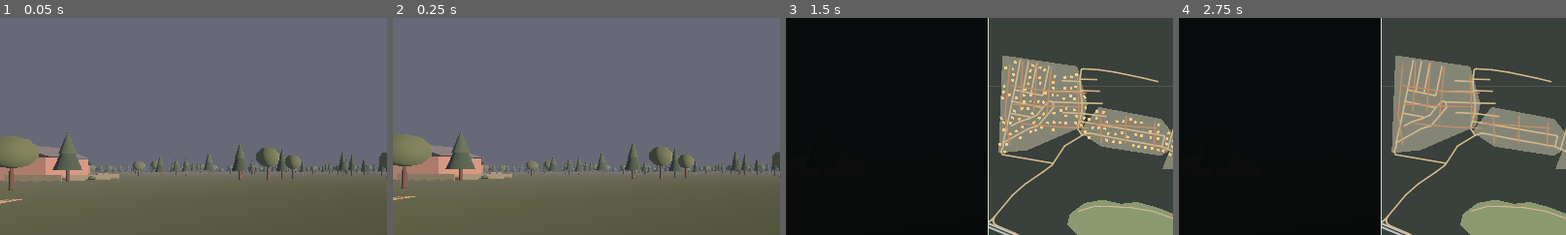
Above: before the commit, frames 1-4 (left to right).
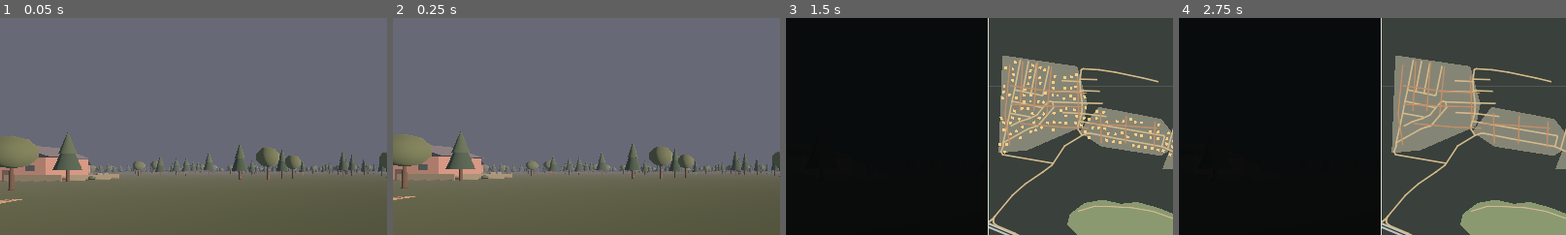
Above: after the commit, the same moments.

Repository: blacklambcult/chernozerye
Game: Godot game, scene res://main.tscn
The game is run twice, just before and just after one commit, with the same random seed, the same clock (stepped at 60 frames per second) and the same inputs.
Inputs (mouse positions are % of the whole screen's width and height, from its top left):
- Up to frame 1 (0.05 s): no input
- Up to frame 2 (0.25 s): no input
- Up to frame 3 (1.5 s): tap Enter at 0.5 s; move the mouse to (45, 70) at 0.52 s; hold W 0.53-1.25 s; tap M at 0.6 s; click (45, 70) at 0.67 s; tap Space at 0.77 s; click "ПОКАЗАТЬ УСЛОВНЫЕ ДОМА" at 1.25 s
- Up to frame 4 (2.75 s): click "СКРЫТЬ УСЛОВНЫЕ ДОМА" at 2 s
The pictures show only the part of the screen within x 0-50%, y 15-65%; the shares and areas given below are measured in that part.

The runs differ from the first frame. In frame 1, 0.1% of the frame differs, in the area x 0-24%, y 67-76%; in frame 2, 0.1%, in the area x 0-24%, y 67-75%; in frame 3, less than 0.1%; in frame 4, less than 0.1%.

Commit message:
feat: add doors and small window panels to provisional dacha houses

Diff:
--- a/godot/geography_v07.gd
+++ b/godot/geography_v07.gd
@@ -345,6 +345,26 @@
         panel.material_override = _mat(pale)
         fence_root.add_child(panel)
 
+# A small visible door and windows help read houses at walking distance.
+# All openings are decorative and deliberately not tied to real property plans.
+func _add_simple_facade(house: MeshInstance3D, width: float, depth: float, height: float, front: float, index: int) -> void:
+    var door := MeshInstance3D.new()
+    var door_mesh := BoxMesh.new()
+    door_mesh.size = Vector3(1.25, 2.0, 0.13)
+    door.mesh = door_mesh
+    door.position = Vector3(0.0, -height * 0.5 + 1.0, front * (depth * 0.5 + 0.09))
+    door.material_override = _mat(Color("#514b47"))
+    house.add_child(door)
+    for side in [-1.0, 1.0]:
+        var window := MeshInstance3D.new()
+        var glass := BoxMesh.new()
+        glass.size = Vector3(1.20, 1.00, 0.12)
+        window.mesh = glass
+        window.position = Vector3(side * width * 0.29, -height * 0.5 + 2.3, front * (depth * 0.5 + 0.09))
+        var window_tint := Color("#9b875a") if index % 6 == 0 else Color("#34464c")
+        window.material_override = _mat(window_tint)
+        house.add_child(window)
+
 func _draw_houses() -> void:
     # Provisional houses, not measured footprints. Fewer homes with breathing room,
     # spread across all street networks (instead of filling early roads first).
@@ -442,6 +462,7 @@
         ]
         house.add_child(_create_pitched_roof(width, depth, height,
             roof_colors[rng.randi_range(0, roof_colors.size() - 1)]))
+        _add_simple_facade(house, width, depth, height, float(candidate["front"]), accepted)
         if rng.randf() < 0.24:
             # Small secondary outbuilding at a few properties, never every house.
             var shed := MeshInstance3D.new()
